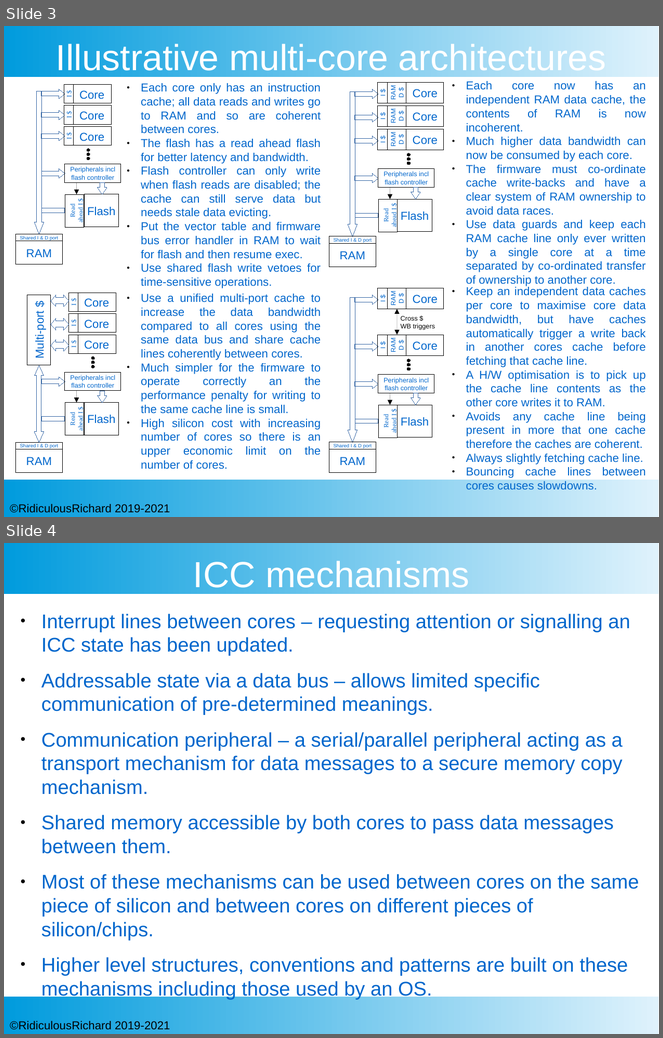
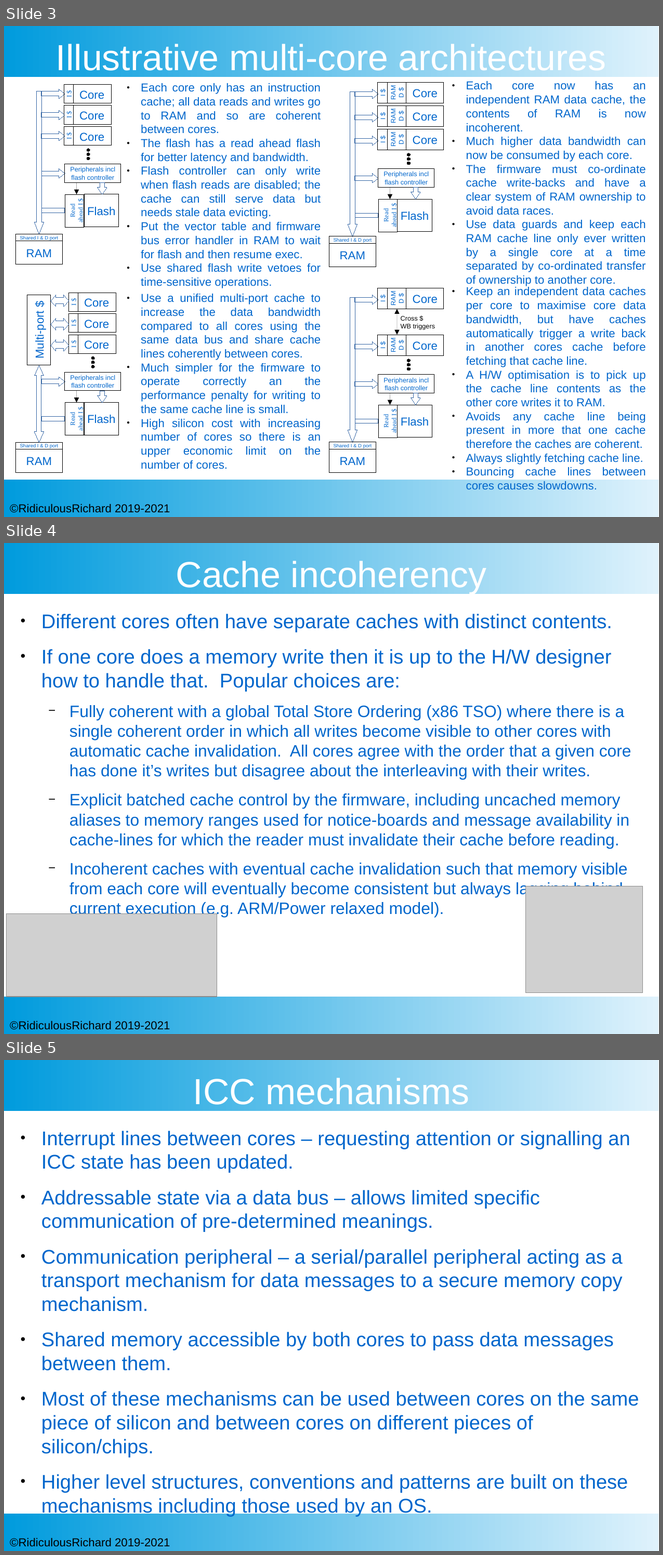
Before and after one commit to RidiculousRichard/presentations, a slide deck: Demystifying ICC.odp. Shown one above the other, each under a label of ours: slides 3 and 4 before the commit, slides 3, 4 and 5 after it. The pictures are 663x1038 and 663x1555 pixels, drawn with LibreOffice and Linux fonts; fonts in the diff are those of the drawing; grey boxes stand for pictures; background and template pictures are left out. Boxes give left, top, right and bottom in pixels: in the first picture for what was removed or moved away, otherwise in the second. Text is boxed around its words. In the diff, an @@ line names an element or a change of style, - is before the commit and + after.

```diff
--- a/Demystifying ICC.odp
+++ b/Demystifying ICC.odp
@@ slide 4 added at box(4, 543, 659, 1034), background #FFFFFF; not listed: 3 template elements that a slide beside it also shows @@
@@ title added at box(176, 559, 487, 594), 44 pt, text #FFFFFF @@
+Cache incoherency
@@ text added at box(41, 614, 632, 915), 20 pt, text #0066CC @@
+● Different cores often have separate caches with distinct contents.
+● If one core does a memory write then it is up to the H/W designer how to handle that. Popular choices are:
+  − Fully coherent with a global Total Store Ordering (x86 TSO) where there is a single coherent order in which all writes become visible to other cores with automatic cache invalidation. All cores agree with the order that a given core has done it’s writes but disagree about the interleaving with their writes.
+  − Explicit batched cache control by the firmware, including uncached memory aliases to memory ranges used for notice-boards and message availability in cache-lines for which the reader must invalidate their cache before reading.
+  − Incoherent caches with eventual cache invalidation such that memory visible from each core will eventually become consistent but always lagging behind current execution (e.g. ARM/Power relaxed model).
@@ picture added at box(526, 887, 643, 994) @@
@@ picture added at box(7, 914, 217, 996) @@
@@ what was slide 4 is now slide 5 @@
```
Also in this commit, not shown: 2 slides changed.
